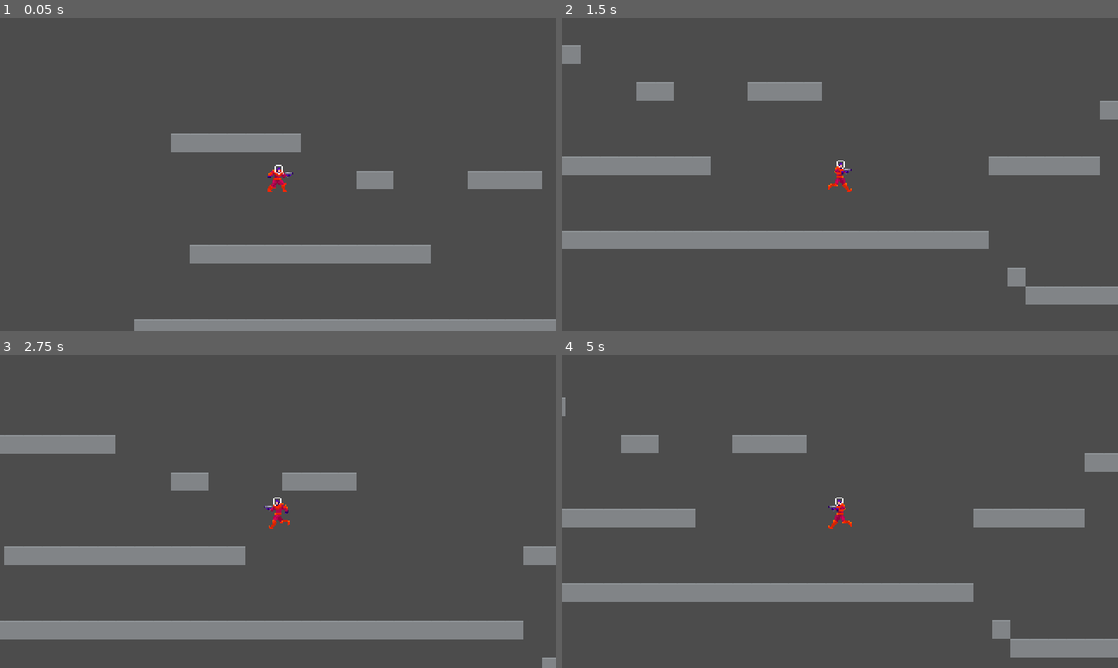
Above: before the commit, frames 1-4 (two rows, left to right).
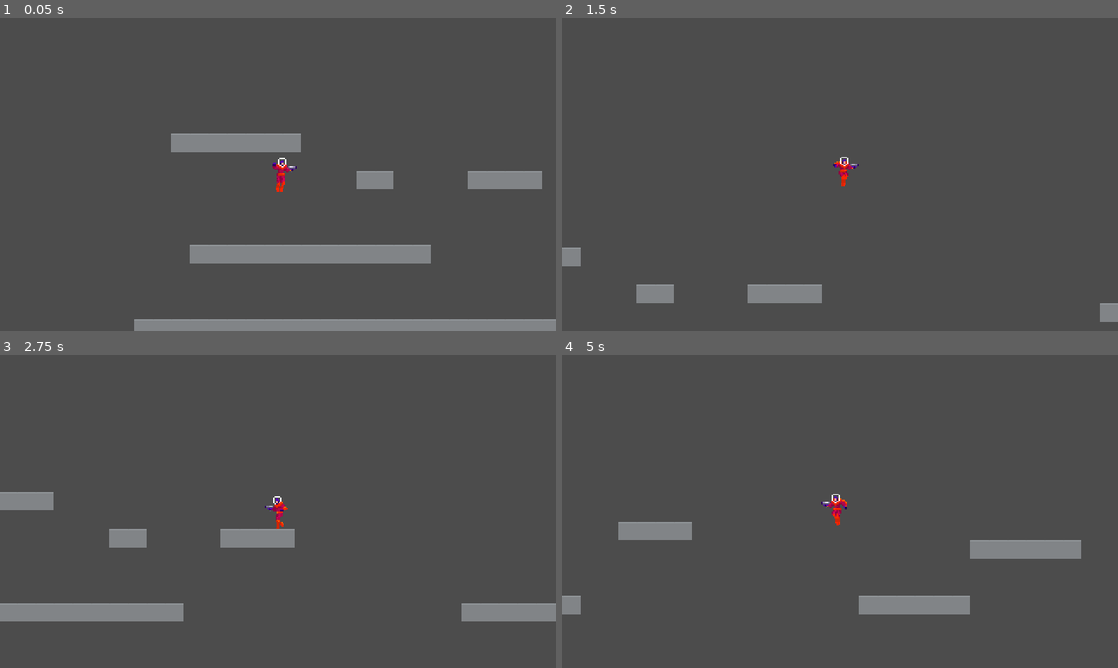
Above: after the commit, the same moments.

Repository: JuroUhlar/red_cascade
Game: Godot game, scene res://World.tscn
Same seed, same stepped clock (60 frames per second), same inputs: the game is played once before the commit and once after it.
Inputs:
- Up to frame 1 (0.05 s): no input
- Up to frame 2 (1.5 s): tap Enter at 0.5 s; hold D (move_right) from 0.53 s (still down); tap X (dash) at 0.6 s; tap Space (jump) at 0.77, 0.8, 1.07, 1.35 s
- Up to frame 3 (2.75 s): tap Space (jump) at 1.52, 1.82, 2.3 s; tap X (dash) at 1.55, 2.1 s; release D (move_right) at 2.03 s; hold A (move_left) from 2.03 s (still down)
- Up to frame 4 (5 s): release A (move_left) at 2.78 s; hold D (move_right) 2.78-4.28 s; tap X (dash) at 2.85, 4.35 s; tap Space (jump) at 3.02, 3.32, 3.6, 3.77, 4.07, 4.52, 4.82 s; hold A (move_left) from 4.28 s (still down)

The runs differ from the first frame. In frame 1, 0.3% of the frame differs, in the area x 48-54%, y 44-56%; in frame 2, 12%; in frame 3, 16%, in the area x 0-100%, y 25-100%; in frame 4, 12%.

Commit message:
jump, fall, dash animations

Diff:
--- a/Player.tscn
+++ b/Player.tscn
@@ -1,24 +1,21 @@
-[gd_scene load_steps=28 format=2]
+[gd_scene load_steps=25 format=2]
 
 [ext_resource path="res://scripts/Player.gd" type="Script" id=1]
-[ext_resource path="res://assets/whitePixel.png" type="Texture" id=2]
+[ext_resource path="res://assets/Player/player-dash3.png" type="Texture" id=2]
 [ext_resource path="res://assets/Player/player-jump1.png" type="Texture" id=3]
-[ext_resource path="res://assets/Player/player-fall1.png" type="Texture" id=4]
+[ext_resource path="res://assets/Player/player-fall3.png" type="Texture" id=4]
 [ext_resource path="res://assets/Player/player-fall2.png" type="Texture" id=5]
-[ext_resource path="res://assets/Player/player-fall3.png" type="Texture" id=6]
-[ext_resource path="res://assets/Player/player-fall4.png" type="Texture" id=7]
-[ext_resource path="res://assets/Player/player-dash1.png" type="Texture" id=8]
-[ext_resource path="res://assets/Player/player-dash2.png" type="Texture" id=9]
-[ext_resource path="res://assets/Player/player-dash3.png" type="Texture" id=10]
-[ext_resource path="res://assets/Player/player-run1.png" type="Texture" id=11]
-[ext_resource path="res://assets/Player/player-run2.png" type="Texture" id=12]
-[ext_resource path="res://assets/Player/player-run3.png" type="Texture" id=13]
-[ext_resource path="res://assets/Player/player-run4.png" type="Texture" id=14]
-[ext_resource path="res://assets/Player/player-run5.png" type="Texture" id=15]
-[ext_resource path="res://assets/Player/player-run6.png" type="Texture" id=16]
-[ext_resource path="res://assets/Player/player-jump2.png" type="Texture" id=17]
-[ext_resource path="res://assets/Player/player-jump3.png" type="Texture" id=18]
-[ext_resource path="res://assets/Player/player-jump4.png" type="Texture" id=19]
+[ext_resource path="res://assets/Player/player-dash1.png" type="Texture" id=6]
+[ext_resource path="res://assets/Player/player-dash2.png" type="Texture" id=7]
+[ext_resource path="res://assets/Player/player-run1.png" type="Texture" id=8]
+[ext_resource path="res://assets/Player/player-run2.png" type="Texture" id=9]
+[ext_resource path="res://assets/Player/player-run3.png" type="Texture" id=10]
+[ext_resource path="res://assets/Player/player-run4.png" type="Texture" id=11]
+[ext_resource path="res://assets/Player/player-run5.png" type="Texture" id=12]
+[ext_resource path="res://assets/Player/player-run6.png" type="Texture" id=13]
+[ext_resource path="res://assets/Player/player-jump2.png" type="Texture" id=14]
+[ext_resource path="res://assets/Player/player-jump3.png" type="Texture" id=15]
+[ext_resource path="res://assets/Player/player-jump4.png" type="Texture" id=16]
 
 [sub_resource type="RectangleShape2D" id=1]
 extents = Vector2( 9, 15 )
@@ -53,29 +50,29 @@
 "name": "idle",
 "speed": 5.0
 }, {
-"frames": [ ExtResource( 4 ), ExtResource( 5 ), ExtResource( 6 ), ExtResource( 7 ) ],
+"frames": [ ExtResource( 4 ), ExtResource( 5 ) ],
 "loop": true,
 "name": "fall",
 "speed": 8.0
 }, {
-"frames": [ ExtResource( 8 ), ExtResource( 9 ), ExtResource( 10 ) ],
-"loop": true,
+"frames": [ ExtResource( 6 ), ExtResource( 7 ), ExtResource( 2 ) ],
+"loop": false,
 "name": "dash",
-"speed": 5.0
+"speed": 30.0
 }, {
-"frames": [ ExtResource( 11 ), ExtResource( 12 ), ExtResource( 13 ), ExtResource( 14 ), ExtResource( 15 ), ExtResource( 16 ) ],
+"frames": [ ExtResource( 8 ), ExtResource( 9 ), ExtResource( 10 ), ExtResource( 11 ), ExtResource( 12 ), ExtResource( 13 ) ],
 "loop": true,
 "name": "run",
 "speed": 12.0
 }, {
-"frames": [ ExtResource( 3 ), ExtResource( 17 ), ExtResource( 18 ), ExtResource( 19 ) ],
-"loop": false,
+"frames": [ ExtResource( 14 ), ExtResource( 15 ), ExtResource( 16 ) ],
+"loop": true,
 "name": "jump",
 "speed": 8.0
 } ]
 
 [node name="Player" type="KinematicBody2D"]
-position = Vector2( 100, 86 )
+position = Vector2( 103, 82 )
 collision_mask = 8
 script = ExtResource( 1 )
 __meta__ = {
@@ -99,6 +96,7 @@
 one_shot = true
 
 [node name="dash_cooldown" type="Timer" parent="."]
+wait_time = 0.4
 one_shot = true
 
 [node name="Camera2D" type="Camera2D" parent="."]
@@ -108,6 +106,7 @@
 show_behind_parent = true
 emitting = false
 amount = 16
+lifetime = 0.5
 speed_scale = 2.0
 local_coords = false
 process_material = SubResource( 6 )
--- a/scripts/Player.gd
+++ b/scripts/Player.gd
@@ -8,6 +8,8 @@
 var can_jump = true
 var grounded_last_frame
 var dashing = false
+var jumping = false
+var running = false
 
 func _physics_process(delta):
 
@@ -21,22 +23,33 @@
 		_velocity = move_and_slide(_velocity, FLOOR_NORMAL)
 
 
-
 		if Input.is_action_pressed("move_left"):
 			$Sprite.flip_h = true
-			$Sprite.play("run")
+			running = true
 		elif Input.is_action_pressed("move_right"):
 			$Sprite.flip_h = false
-			$Sprite.play("run")
+			running = true
 		else:
-			$Sprite.play("idle")
+			running = false
 
 		if Input.is_action_just_pressed("dash") and $dash_cooldown.time_left <= 0:
 			dashing = true
 			$dash_timer.start()
 
+		jumping = can_jump and jumped() and is_grounded()
+
+		if dashing:
+			$Sprite.play("dash")
+		elif _velocity.y < 0:
+			$Sprite.play("jump")
+		elif !is_on_floor():
+			$Sprite.play("fall")
+		elif running:
+			$Sprite.play("run")
+		else: $Sprite.play("idle")
+
 		# Grounded jump tolearance
-		if Input.is_action_just_pressed("jump"):
+		if Input.is_action_just_pressed("jump") :
 			can_jump = false;
 			jump_trigger_tolerance_timer.start()
 
@@ -48,14 +61,13 @@
 			can_jump = true;
 		else:
 			grounded_last_frame = false
-
 			# Prevents unintetional double jump when hittin a low ceiling
 		if is_on_ceiling():
 			jump_trigger_tolerance_timer.stop()
 		# /Grounded jump tolerance
 
+
 func get_direction():
-	var jumping = (jumped() and is_grounded() and can_jump)
 	return Vector2(
 		Input.get_action_strength("move_right") - Input.get_action_strength("move_left"),
 		-1.0 if jumping else 1.0
@@ -71,6 +83,7 @@
 	new_velocity.y += gravity * get_physics_process_delta_time()
 	if direction.y == -1.0:
 		new_velocity.y = speed.y * direction.y
+	print(new_velocity)
 	return new_velocity
 
 func is_grounded():
